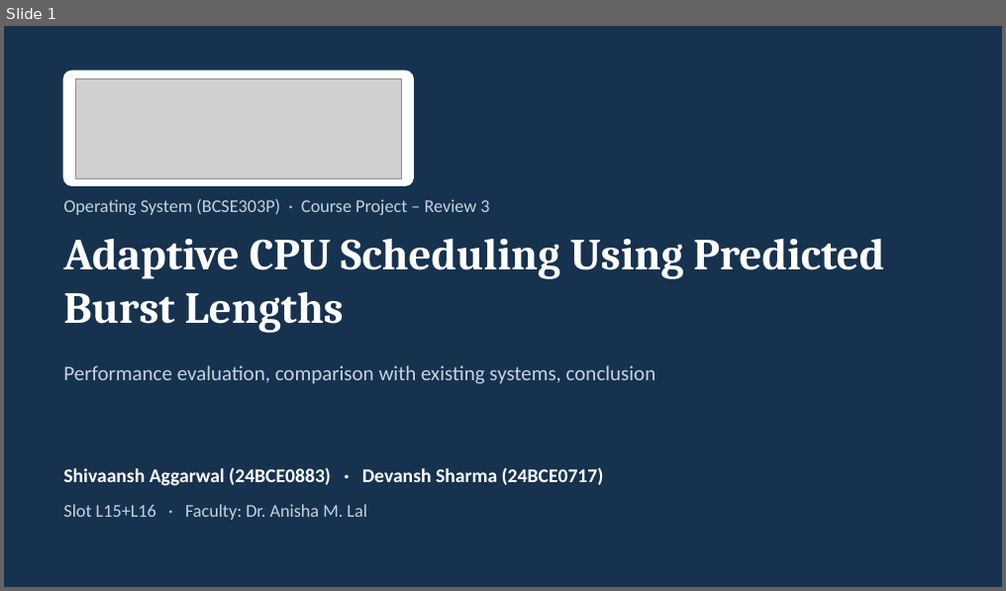
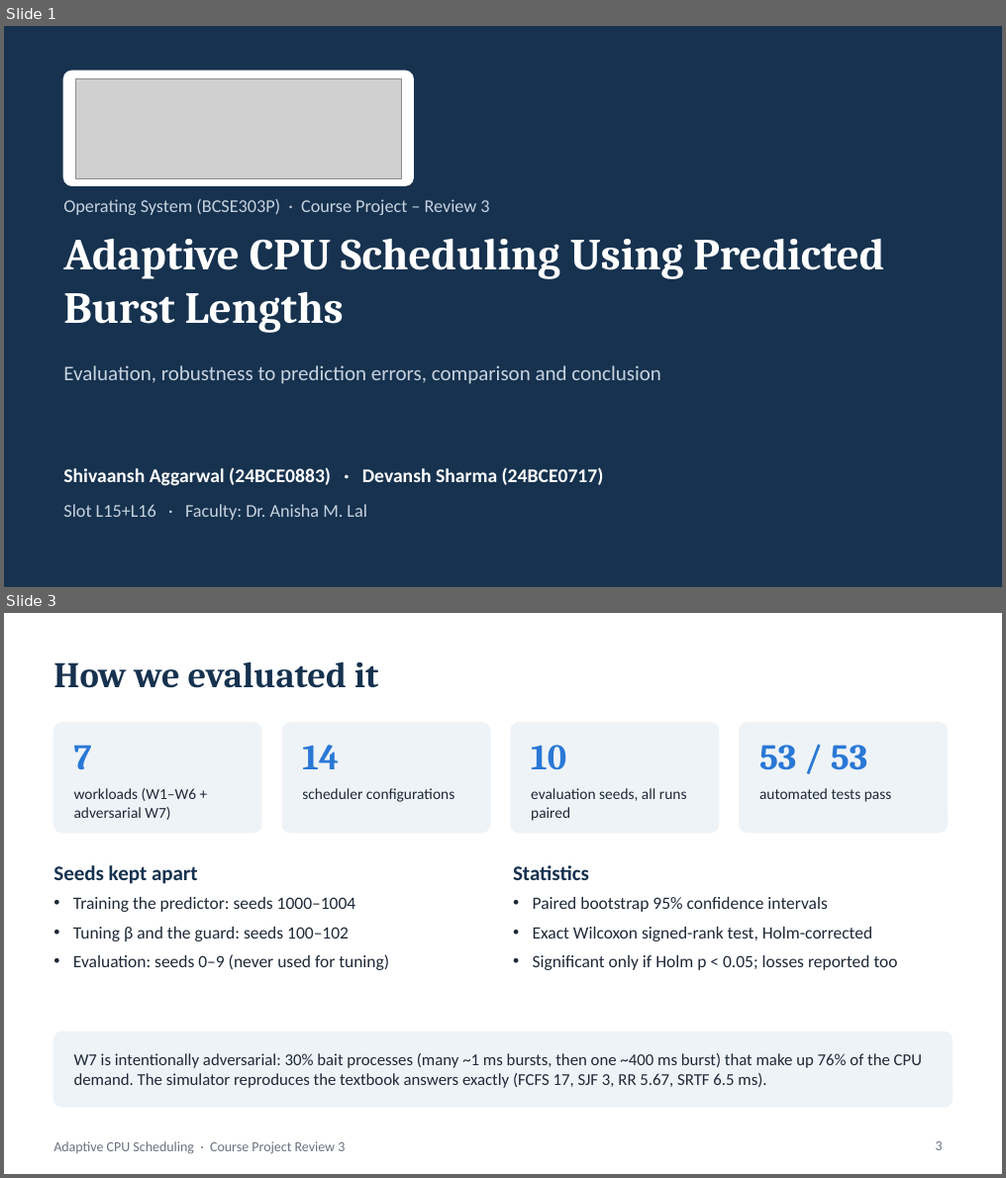
Before and after one commit to Shivaansh29/Adaptive-CPU-Scheduling-project-OS, a slide deck: docs/reviews/Review_3.pptx. Shown one above the other, each under a label of ours: slide 1 before the commit, slides 1 and 3 after it; the slides between them are not shown. The pictures are 1006x591 and 1006x1178 pixels, drawn with LibreOffice and Linux fonts; fonts in the diff are those of the drawing; grey boxes stand for pictures. Boxes give left, top, right and bottom in pixels: in the first picture for what was removed or moved away, otherwise in the second. Text is boxed around its words. In the diff, an @@ line names an element or a change of style, - is before the commit and + after.

```diff
--- a/docs/reviews/Review_3.pptx
+++ b/docs/reviews/Review_3.pptx
@@ slide 3 added at bbox=[4, 613, 1002, 1174], background #FFFFFF @@
@@ title added at bbox=[54, 662, 378, 688], 26 pt, text #16324F, bold @@
+How we evaluated it
@@ rounded rectangle added at bbox=[54, 723, 261, 833], fill #EEF3F8, outline #EEF3F8 1 pt @@
@@ rounded rectangle added at bbox=[282, 723, 490, 833], fill #EEF3F8, outline #EEF3F8 1 pt @@
@@ rounded rectangle added at bbox=[511, 723, 719, 833], fill #EEF3F8, outline #EEF3F8 1 pt @@
@@ rounded rectangle added at bbox=[740, 723, 947, 833], fill #EEF3F8, outline #EEF3F8 1 pt @@
@@ text added at bbox=[74, 745, 92, 770], 26 pt, text #2A78D6, bold @@
+7
@@ text added at bbox=[302, 745, 339, 769], 26 pt, text #2A78D6, bold @@
+14
@@ text added at bbox=[531, 745, 566, 770], 26 pt, text #2A78D6, bold @@
+10
@@ text added at bbox=[759, 745, 867, 770], 26 pt, text #2A78D6, bold @@
+53 / 53
@@ text added at bbox=[74, 788, 196, 820], 11 pt, text #1F2937 @@
+workloads (W1–W6 + adversarial W7)
@@ text added at bbox=[302, 788, 454, 802], 11 pt, text #1F2937 @@
+scheduler configurations
@@ text added at bbox=[531, 788, 687, 821], 11 pt, text #1F2937 @@
+evaluation seeds, all runs paired
@@ text added at bbox=[759, 788, 892, 802], 11 pt, text #1F2937 @@
+automated tests pass
@@ text added at bbox=[54, 865, 198, 884], 15 pt, text #16324F, bold @@
+Seeds kept apart
@@ text added at bbox=[513, 865, 589, 880], 15 pt, text #16324F, bold @@
+Statistics
@@ text added at bbox=[73, 897, 389, 970], 12.5 pt, text #1F2937 @@
+• Training the predictor: seeds 1000–1004
+• Tuning β and the guard: seeds 100–102
+• Evaluation: seeds 0–9 (never used for tuning)
@@ text added at bbox=[533, 897, 898, 970], 12.5 pt, text #1F2937 @@
+• Paired bootstrap 95% confidence intervals
+• Exact Wilcoxon signed-rank test, Holm-corrected
+• Significant only if Holm p < 0.05; losses reported too
@@ rounded rectangle added at bbox=[54, 1032, 952, 1107], fill #EEF3F8, outline #EEF3F8 1 pt @@
@@ text added at bbox=[74, 1054, 922, 1088], 12 pt, text #1F2937 @@
+W7 is intentionally adversarial: 30% bait processes (many ~1 ms bursts, then one ~400 ms burst) that make up 76% of the CPU demand. The simulator reproduces the textbook answers exactly (FCFS 17, SJF 3, RR 5.67, SRTF 6.5 ms).
@@ text added at bbox=[54, 1142, 345, 1155], 10 pt, text #6B7280 @@
+Adaptive CPU Scheduling · Course Project Review 3
@@ page number added at bbox=[936, 1142, 943, 1151], 10 pt, text #6B7280 @@
+3
@@ slide 1 changed as well @@
@@ text at bbox=[63, 366, 661, 384]: text changed @@
-Performance evaluation, comparison with existing systems, conclusion
+Evaluation, robustness to prediction errors, comparison and conclusion
```
Also in this commit, not shown: 5 other slides changed, 4 other slides added, 4 slides removed, 19 other files.
